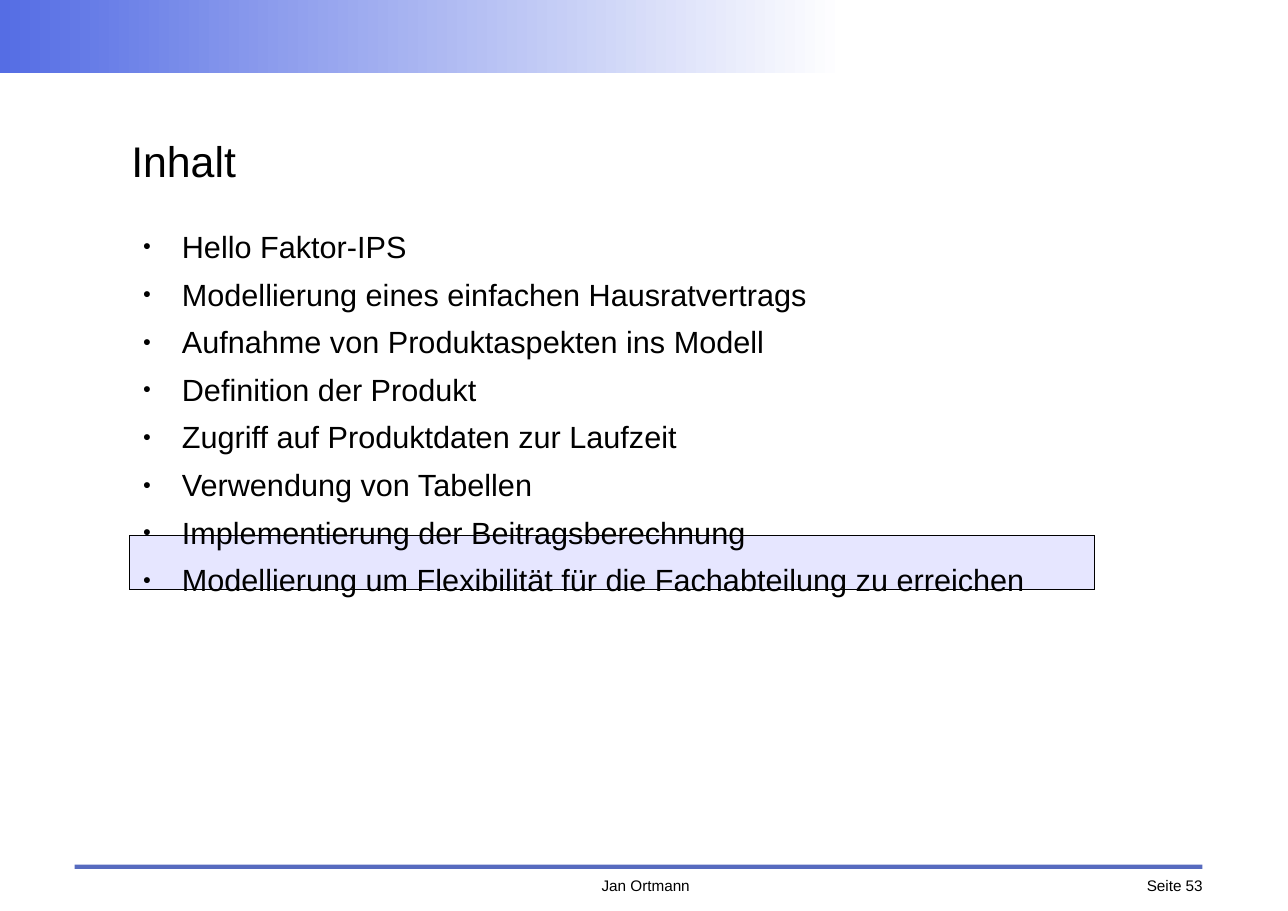
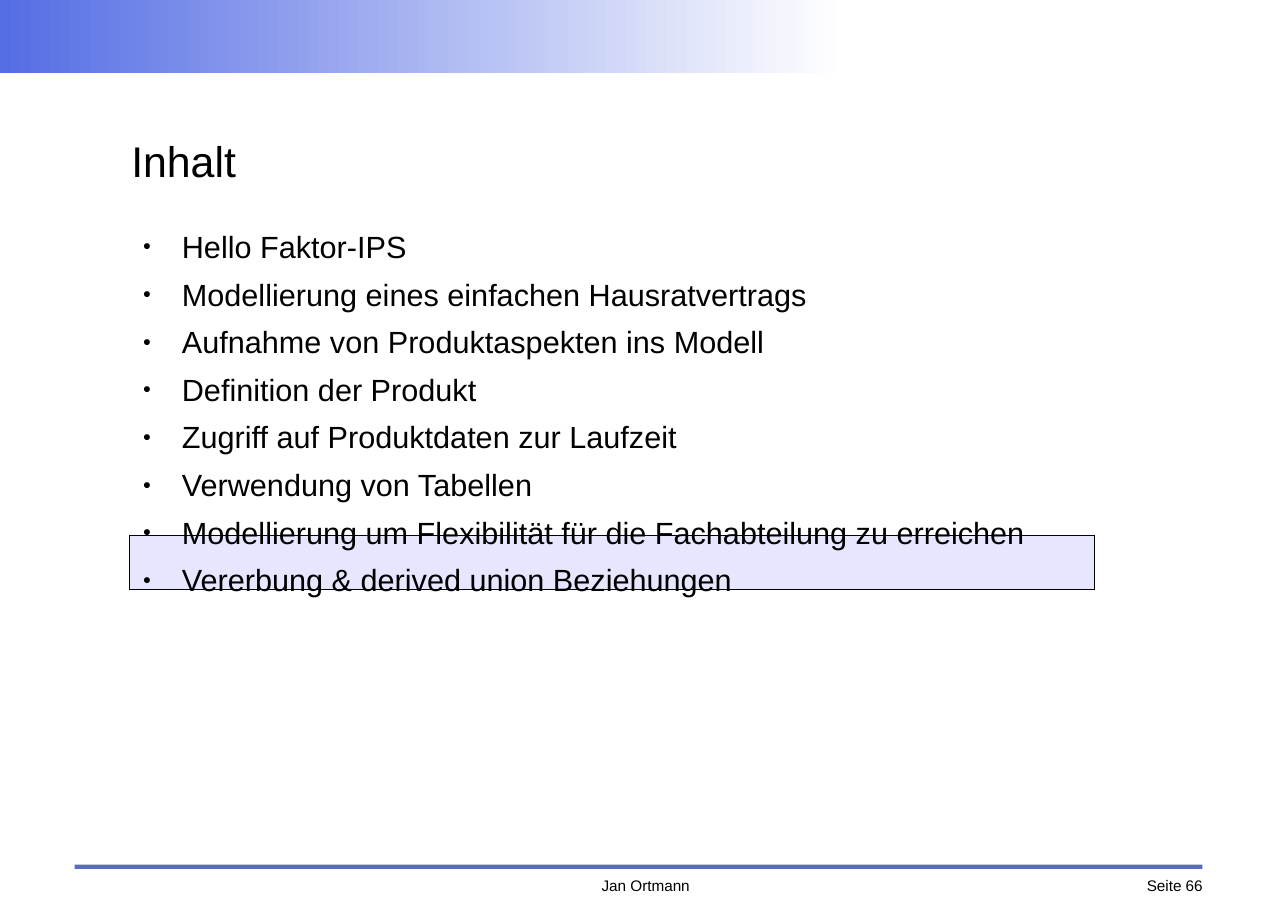
Before and after one commit to faktorips/faktorips.base, a slide deck: slide 66 of org.faktorips.doc/schulung/anwendungsentwicklung/FaktorIPS-Schulung.odp (slide 53 before the commit). Drawn at 1288x911 pixels with LibreOffice and Linux fonts; fonts in the diff are those of the drawing; background and template pictures are left out. Boxes give left, top, right and bottom in pixels: in the first picture for what was removed or moved away, otherwise in the second. Text is boxed around its words. In the diff, an @@ line names an element or a change of style, - is before the commit and + after.

```diff
--- a/org.faktorips.doc/schulung/anwendungsentwicklung/FaktorIPS-Schulung.odp
+++ b/org.faktorips.doc/schulung/anwendungsentwicklung/FaktorIPS-Schulung.odp
@@ text at bbox=[182, 521, 745, 549]: paragraph removed @@
-● Implementierung der Beitragsberechnung
@@ text at bbox=[182, 568, 732, 597]: paragraph added @@
+● Vererbung & derived union Beziehungen
@@ page number at bbox=[1147, 880, 1203, 891]: text changed @@
-Seite 53
+Seite 66
```
Also in this commit, not shown: 13 other slides changed, 13 slides added, 5 slides removed, 18 other files.
